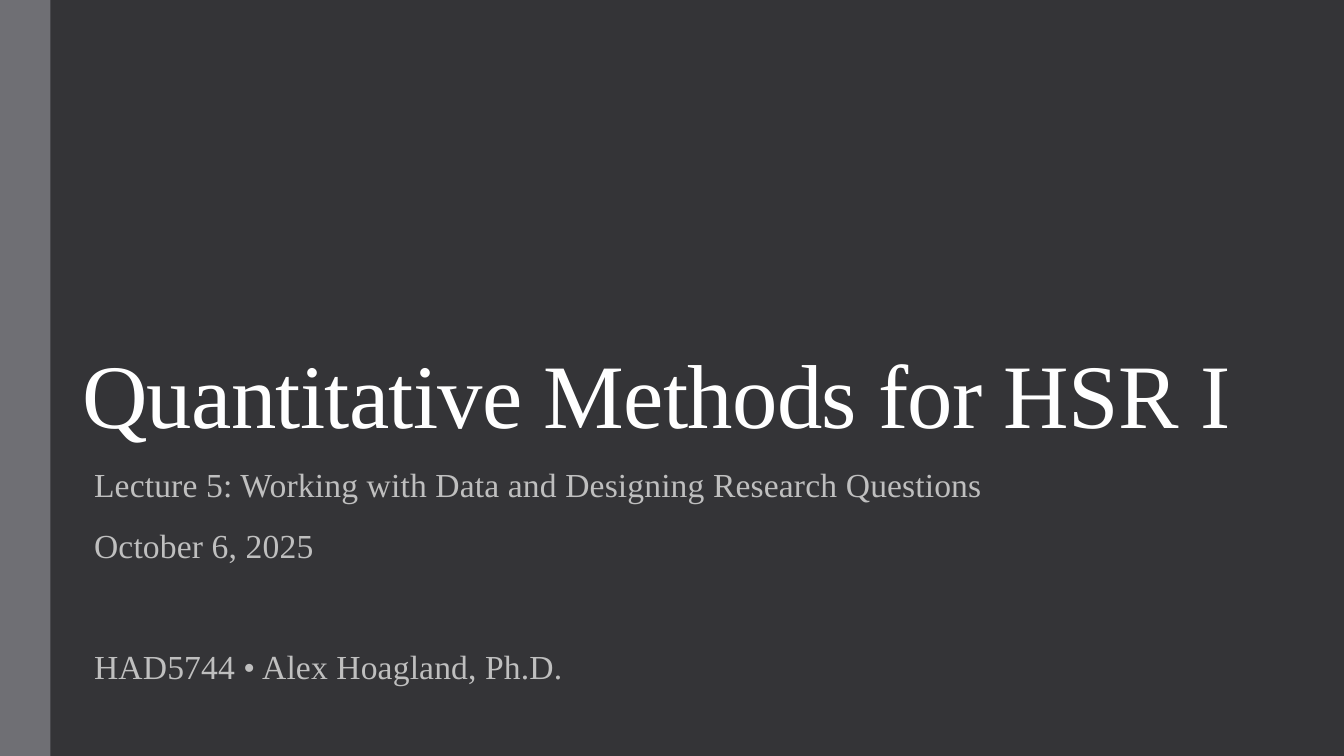
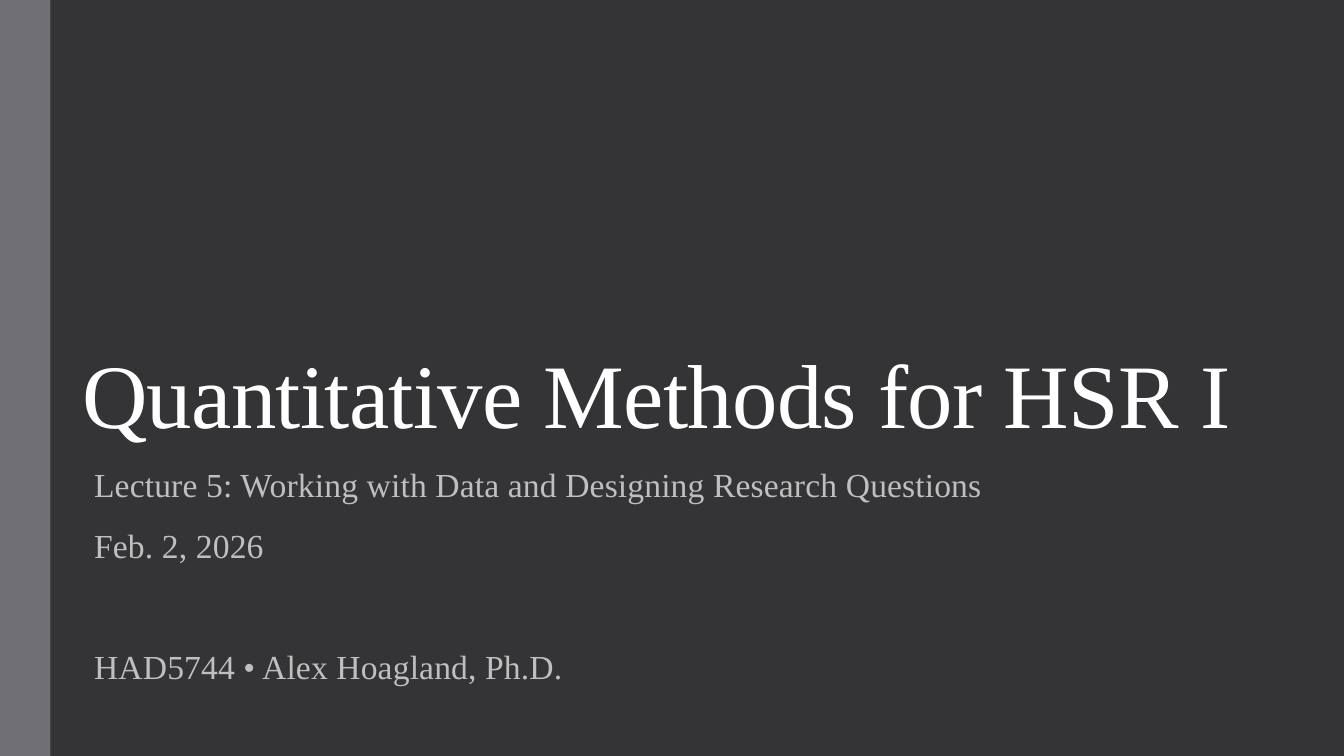
Before and after one commit to alex-hoagland/HAD5744, a slide deck: slide 1 of Lecture05_DataCleaning/Lecture5_DataCleaning-ResearchDesign.pptx. Drawn at 1344x756 pixels with LibreOffice and Linux fonts; fonts in the diff are those of the drawing. Boxes give left, top, right and bottom in pixels: in the first picture for what was removed or moved away, otherwise in the second. Text is boxed around its words. In the diff, an @@ line names an element or a change of style, - is before the commit and + after.

```diff
--- a/Lecture05_DataCleaning/Lecture5_DataCleaning-ResearchDesign.pptx
+++ b/Lecture05_DataCleaning/Lecture5_DataCleaning-ResearchDesign.pptx
@@ subtitle at (94, 534, 264, 563): text changed @@
-October 6, 2025
+Feb. 2, 2026
```
Also in this commit, not shown: 1 slide removed, 3 other files.
